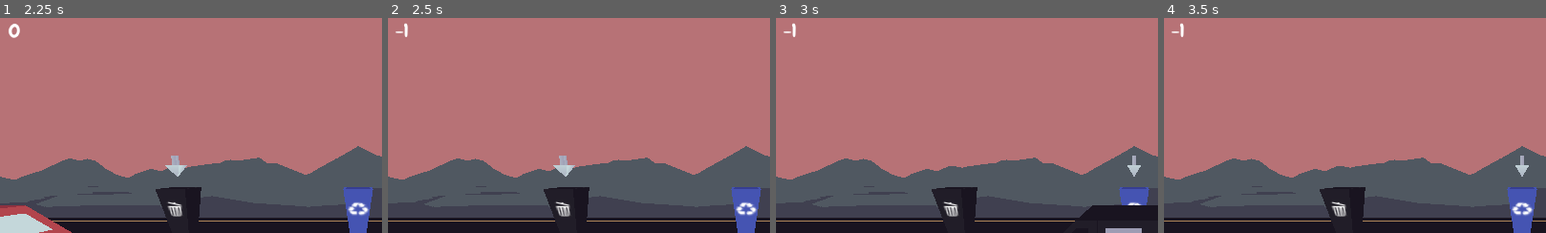
Above: before the commit, frames 1-4 (left to right).
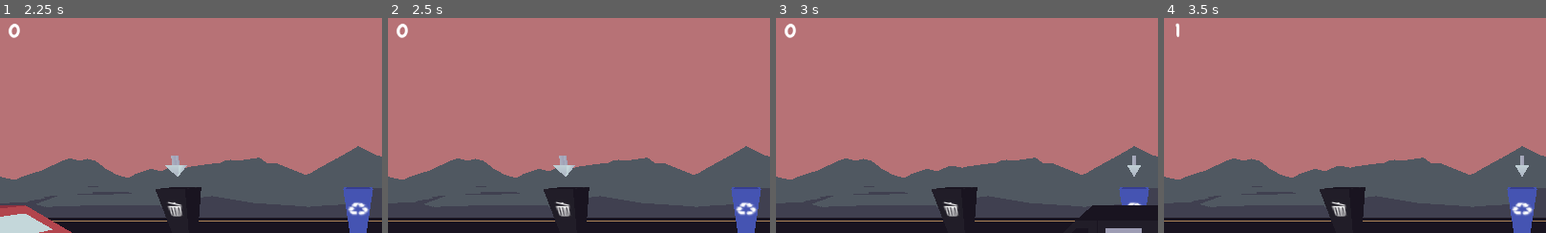
Above: after the commit, the same moments.

Repository: Manas701/SVCGameJam
Game: Godot game, scene res://scenes/main menu.tscn
Two runs of this game, one before a commit and one after it. Both use one fixed random seed, a clock stepped at 60 frames per second and the inputs below. Sound files missing from this copy of the repository are replaced by a short silence.
Inputs:
- Up to frame 1 (2.25 s): click "Play Game" at 0.5 s; tap Enter at 1.25 s; hold Right (select_right) 1.28-2.03 s; hold Space (startGame) 1.28-2.03 s; hold Left (select_left) from 2.03 s (still down); tap Space (startGame) at 2.1 s
- Up to frame 2 (2.5 s): keep holding Left (select_left)
- Up to frame 3 (3 s): release Left (select_left) at 2.78 s; hold Right (select_right) from 2.78 s (still down); hold Space (startGame) from 2.78 s (still down)
- Up to frame 4 (3.5 s): keep holding Right (select_right); keep holding Space (startGame)
The pictures show only the part of the screen within x 3-53%, y 0-50%; the shares and areas given below are measured in that part.

Frame 1 is identical in both runs. In frame 2, 0.1% of the frame differs, in the area x 2-6%, y 2-10%; in frame 3, 0.1%; in frame 4, 0.1%, in the area x 2-6%, y 2-9%.

Commit message:
whatttt
This reverts commit a64ca06f146033b1949508b5092f057c13b0c2fc.

Diff:
--- a/assets/scripts/trashPrefab.gd
+++ b/assets/scripts/trashPrefab.gd
@@ -3,6 +3,7 @@
 @onready var anim = $AnimationPlayer
 var trash_type: Node
 var chosenTrash
+var wasBatted = false
 
 # Called when the node enters the scene tree for the first time.
 func _ready():
@@ -13,22 +14,22 @@
 	chosenTrash.set_visible(true)
 
 func _input(event):
-	if event.is_action_pressed("swing") && !anim.is_playing():
+	if event.is_action_pressed("swing") && (anim.get_current_animation()=="throw_trash"):
 		hit()
 
 func hit():
+	wasBatted = true
 	anim.play(get_parent().get_parent().get_node("PlayerInput").whichAnim)
 
 func on_trash_landed(_event):
-	if (chosenTrash.trash_type == get_parent().get_parent().get_node(get_parent().get_parent().get_node("PlayerInput").whichBin).trash_type):
-		print("Right Bin! :)")
-		Scorer.score += 1
-	else:
-		print("Wrong Bin! :(")
-		Scorer.score -= 1
-
-	# Audio stuff - Kai
-	chosenTrash.audio.play(0.0)
-	#print(chosenTrash.audio.stream)
-
-	queue_free()
+	if (wasBatted):
+		if (chosenTrash.trash_type == get_parent().get_parent().get_node(get_parent().get_parent().get_node("PlayerInput").whichBin).trash_type):
+			print("Right Bin! :)")
+			Scorer.score += 1
+		else:
+			print("Wrong Bin! :(")
+			Scorer.score -= 1
+		# Audio stuff - Kai
+		chosenTrash.audio.play(0.0)
+		#print(chosenTrash.audio.stream)
+		queue_free()
--- a/prefabs/trash.tscn
+++ b/prefabs/trash.tscn
@@ -1,17 +1,18 @@
 [gd_scene load_steps=11 format=3 uid="uid://tx72n0re52ye"]
 
-[ext_resource type="PackedScene" uid="uid://dwfde5sd6trl7" path="res://prefabs/trash_bone.tscn" id="1_rpexv"]
+[ext_resource type="PackedScene" path="res://prefabs/trash_bone.tscn" id="1_rpexv"]
 [ext_resource type="Script" path="res://assets/scripts/trashPrefab.gd" id="1_wf36i"]
-[ext_resource type="PackedScene" uid="uid://c8ydrldfutkh1" path="res://prefabs/trash_bottle_green.tscn" id="2_4y3iw"]
+[ext_resource type="PackedScene" path="res://prefabs/trash_bottle_green.tscn" id="2_4y3iw"]
 [ext_resource type="PackedScene" uid="uid://l7ymf66qs6xr" path="res://prefabs/trash_apple.tscn" id="2_ft8tk"]
 [ext_resource type="Script" path="res://assets/scripts/trash.gd" id="2_i1a7u"]
-[ext_resource type="PackedScene" uid="uid://devrjoeo8evb6" path="res://prefabs/trash_bottle_plastic.tscn" id="3_58ucf"]
-[ext_resource type="PackedScene" uid="uid://74bqe0ot35sf" path="res://prefabs/trash_bottle_purple.tscn" id="4_fgdhr"]
-[ext_resource type="PackedScene" uid="uid://cve1sbdchatct" path="res://prefabs/trash_paper.tscn" id="5_y28u3"]
-[ext_resource type="PackedScene" uid="uid://c0lx2ipsxpia0" path="res://prefabs/trash_can.tscn" id="7_4m2hr"]
-[ext_resource type="PackedScene" uid="uid://dpvfjowh2mn4x" path="res://prefabs/animation_player.tscn" id="10_kqakl"]
+[ext_resource type="PackedScene" path="res://prefabs/trash_bottle_plastic.tscn" id="3_58ucf"]
+[ext_resource type="PackedScene" path="res://prefabs/trash_bottle_purple.tscn" id="4_fgdhr"]
+[ext_resource type="PackedScene" path="res://prefabs/trash_paper.tscn" id="5_y28u3"]
+[ext_resource type="PackedScene" path="res://prefabs/trash_can.tscn" id="7_4m2hr"]
+[ext_resource type="PackedScene" uid="uid://dpvfjowh2mn4x" path="res://prefabs/animation_player.tscn" id="10_myhnj"]
 
 [node name="trash" type="Node3D"]
+transform = Transform3D(1, 0, 0, 0, 1, 0, 0, 0, 1, 0, 0.9, -5)
 script = ExtResource("1_wf36i")
 
 [node name="Trash_Apple" parent="." groups=["trashObjects"] instance=ExtResource("2_ft8tk")]
@@ -49,4 +50,6 @@
 script = ExtResource("2_i1a7u")
 trash_type = "Trash"
 
-[node name="AnimationPlayer" parent="." instance=ExtResource("10_kqakl")]
+[node name="AnimationPlayer" parent="." instance=ExtResource("10_myhnj")]
+
+[editable path="AnimationPlayer"]
--- a/scenes/manasScene.tscn
+++ b/scenes/manasScene.tscn
@@ -1,22 +1,24 @@
-[gd_scene load_steps=23 format=3 uid="uid://cmk3w3urbdkri"]
+[gd_scene load_steps=24 format=3 uid="uid://cmk3w3urbdkri"]
 
 [ext_resource type="Script" path="res://assets/scripts/trash.gd" id="2_tnpwx"]
 [ext_resource type="Script" path="res://assets/scripts/bat.gd" id="2_whjhi"]
-[ext_resource type="PackedScene" uid="uid://e74xo05y6nei" path="res://prefabs/bin_recycle.tscn" id="6_018ci"]
+[ext_resource type="PackedScene" path="res://prefabs/bin_recycle.tscn" id="6_018ci"]
 [ext_resource type="PackedScene" uid="uid://hpv7wre553nk" path="res://prefabs/bat.tscn" id="7_5fts6"]
-[ext_resource type="PackedScene" uid="uid://blrsu6t7na4pf" path="res://prefabs/bin_compost.tscn" id="7_ke1kv"]
+[ext_resource type="PackedScene" path="res://prefabs/bin_compost.tscn" id="7_ke1kv"]
 [ext_resource type="Script" path="res://assets/scripts/ChangingBins.gd" id="7_kxg3g"]
 [ext_resource type="PackedScene" uid="uid://tx72n0re52ye" path="res://prefabs/trash.tscn" id="7_wwkud"]
-[ext_resource type="PackedScene" uid="uid://dcj2ftby2qt52" path="res://prefabs/bin_trash.tscn" id="8_nec8g"]
+[ext_resource type="PackedScene" path="res://prefabs/bin_trash.tscn" id="8_nec8g"]
 [ext_resource type="PackedScene" uid="uid://ci0dyooqj357r" path="res://prefabs/car_spawner.tscn" id="10_gh5mt"]
-[ext_resource type="PackedScene" uid="uid://vx8thkpwhynj" path="res://prefabs/street_environment.tscn" id="11_0d368"]
+[ext_resource type="PackedScene" path="res://prefabs/street_environment.tscn" id="11_0d368"]
 [ext_resource type="Material" uid="uid://cfrmr730rvkhs" path="res://assets/3DAssets/models_obj/textures/textureMaterial.tres" id="13_crcg0"]
 [ext_resource type="PackedScene" uid="uid://xv0tk6gk4pe7" path="res://prefabs/ui_arrow.tscn" id="13_lmqbc"]
-[ext_resource type="PackedScene" uid="uid://dj0rduhi3ivhi" path="res://prefabs/trash_spawner.tscn" id="14_6iui7"]
+[ext_resource type="PackedScene" path="res://prefabs/trash_spawner.tscn" id="14_6iui7"]
 [ext_resource type="Script" path="res://assets/scripts/Scorer.gd" id="15_x33cw"]
 [ext_resource type="FontFile" uid="uid://brlxgerq8nwag" path="res://assets/fonts/Chewy-Regular.ttf" id="16_60uhs"]
 [ext_resource type="Script" path="res://assets/scripts/score_label.gd" id="16_kdtlo"]
 [ext_resource type="Script" path="res://assets/scripts/HitText.gd" id="19_oa6cd"]
+
+[sub_resource type="SphereShape3D" id="SphereShape3D_ksrqy"]
 
 [sub_resource type="Animation" id="Animation_5ov5y"]
 resource_name = "hover"
@@ -73,6 +75,12 @@
 [node name="Bat" parent="." instance=ExtResource("7_5fts6")]
 transform = Transform3D(0.315285, 0.948997, 0, -0.948997, 0.315285, 0, 0, 0, 1, -0.405409, 0, -1.01362)
 script = ExtResource("2_whjhi")
+
+[node name="CollisionBox" type="Area3D" parent="Bat"]
+transform = Transform3D(1, 0, 0, 0, 1, 0, 0, 0, 1, 0, 0.5, 0)
+
+[node name="CollisionShape3D" type="CollisionShape3D" parent="Bat/CollisionBox"]
+shape = SubResource("SphereShape3D_ksrqy")
 
 [node name="trash" parent="." instance=ExtResource("7_wwkud")]
 process_mode = 4
@@ -142,4 +150,5 @@
 script = ExtResource("19_oa6cd")
 
 [editable path="trash"]
+[editable path="trash/AnimationPlayer"]
 [editable path="Trash_Spawner"]
Not shown: 1 places in prefabs/car_spawner.tscn that only renumber resources
Not shown: 1 places in scenes/main menu.tscn that only renumber resources
